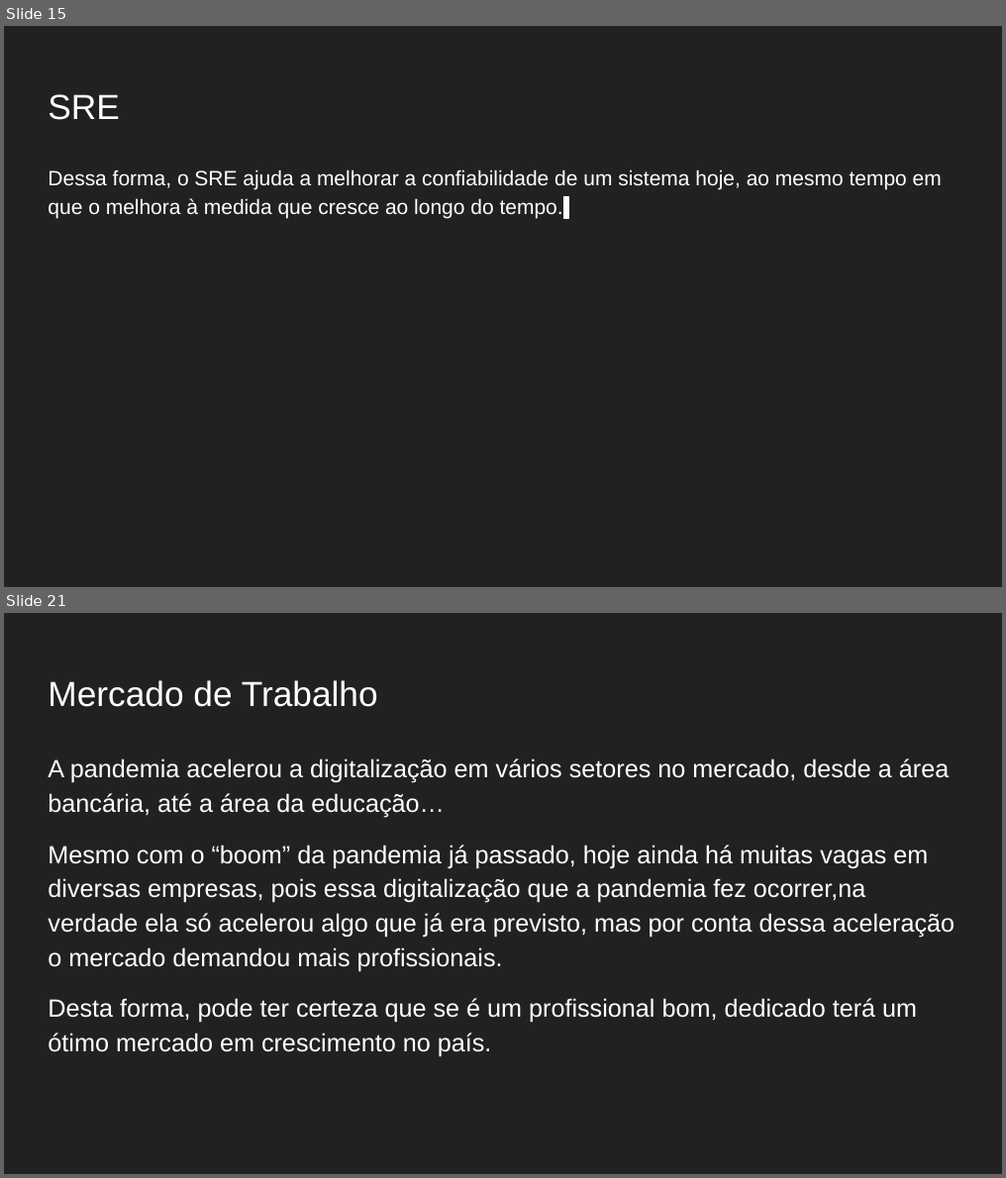
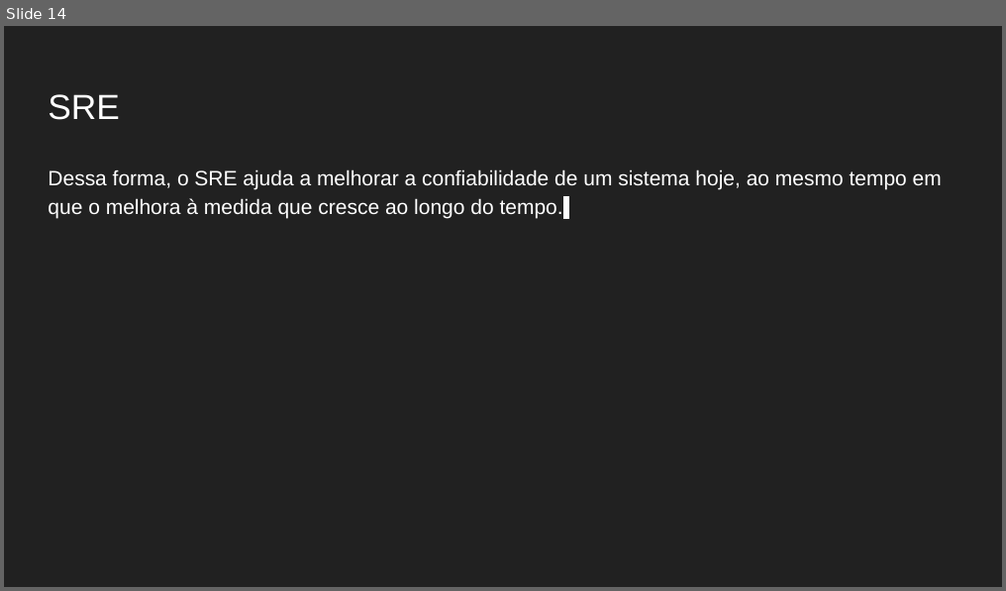
Before and after one commit to Gabrielgsn30/seminarios-docker-monitoramento, a slide deck: DIA01/Práticas DevOps com Docker e Monitoramento do Ambiente Dia 01.pptx. Shown one above the other, each under a label of ours: slides 15 and 21 before the commit, slide 14 after it; the slides between them are not shown. The pictures are 1006x1178 and 1006x591 pixels, drawn with LibreOffice and Linux fonts; fonts in the diff are those of the drawing. Boxes give left, top, right and bottom in pixels: in the first picture for what was removed or moved away, otherwise in the second. Text is boxed around its words. In the diff, an @@ line names an element or a change of style, - is before the commit and + after.

```diff
--- a/DIA01/Práticas DevOps com Docker e Monitoramento do Ambiente Dia 01.pptx
+++ b/DIA01/Práticas DevOps com Docker e Monitoramento do Ambiente Dia 01.pptx
@@ slide 21 removed at box(4, 613, 1002, 1174), background #212121 @@
@@ title removed at box(48, 680, 378, 707) @@
-Mercado de Trabalho
@@ text removed at box(48, 759, 954, 1058) @@
-A pandemia acelerou a digitalização em vários setores no mercado, desde a área bancária, até a área da educação…
-Mesmo com o “boom” da pandemia já passado, hoje ainda há muitas vagas em diversas empresas, pois essa digitalização que a pandemia fez ocorrer,na verdade ela só acelerou algo que já era previsto, mas por conta dessa aceleração o mercado demandou mais profissionais.
-Desta forma, pode ter certeza que se é um profissional bom, dedicado terá um ótimo mercado em crescimento no país.
@@ what was slide 15 is now slide 14 @@
```
Also in this commit, not shown: 7 slides changed, 4 other slides removed, 2 other files.
